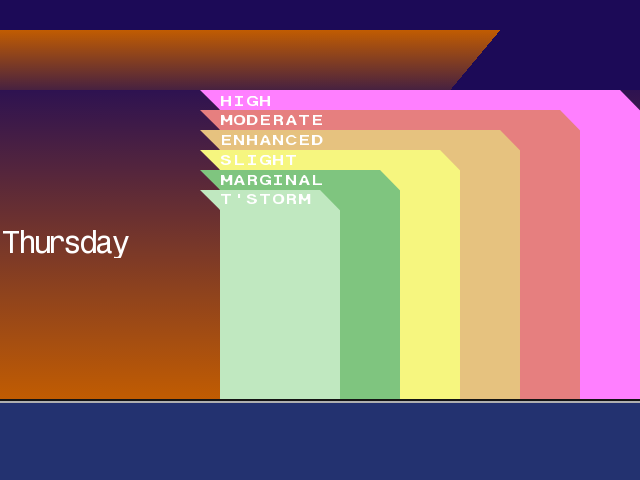
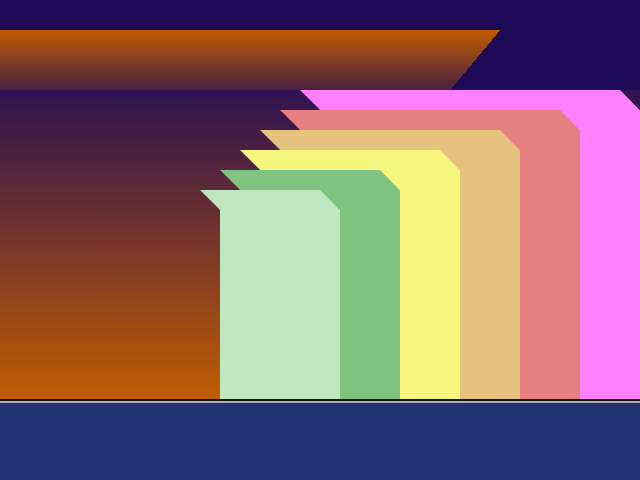
The second 640 × 480 image is a revision of the first. Changes to its layers:
hid "High #1" over left=221, top=96, right=270, bottom=106
hid "Moderate #1" over left=221, top=115, right=322, bottom=125
hid "Enhanced #1" over left=222, top=135, right=323, bottom=145
hid "Thursday", opacity 100% → 97%, moved it above "Slight #2" over left=3, top=230, right=129, bottom=258
hid "Slight #2" over left=220, top=155, right=296, bottom=165
hid "Marginal #1" over left=221, top=175, right=322, bottom=185
hid "T'Storm" over left=221, top=194, right=311, bottom=204
painted on "Marginal" over left=200, top=170, right=240, bottom=204
painted on "Slight" over left=200, top=150, right=260, bottom=204
painted on "Enhanced" over left=200, top=130, right=280, bottom=204
painted on "Moderate" over left=200, top=110, right=300, bottom=204
painted on "High" over left=200, top=90, right=320, bottom=204